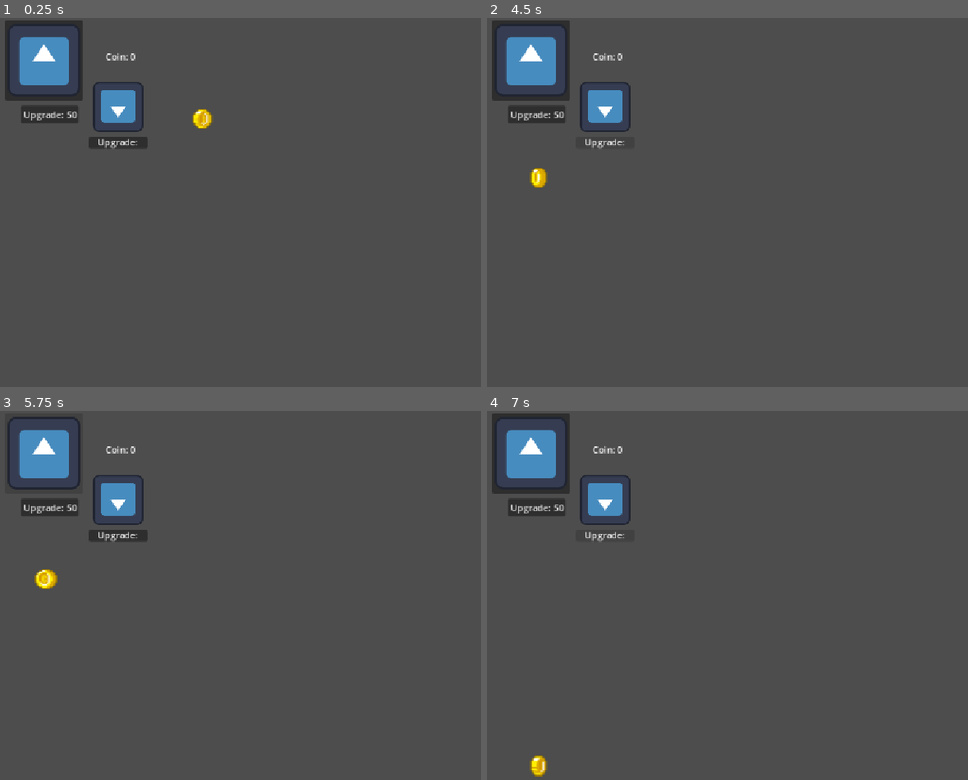
Above: before the commit, frames 1-4 (two rows, left to right).
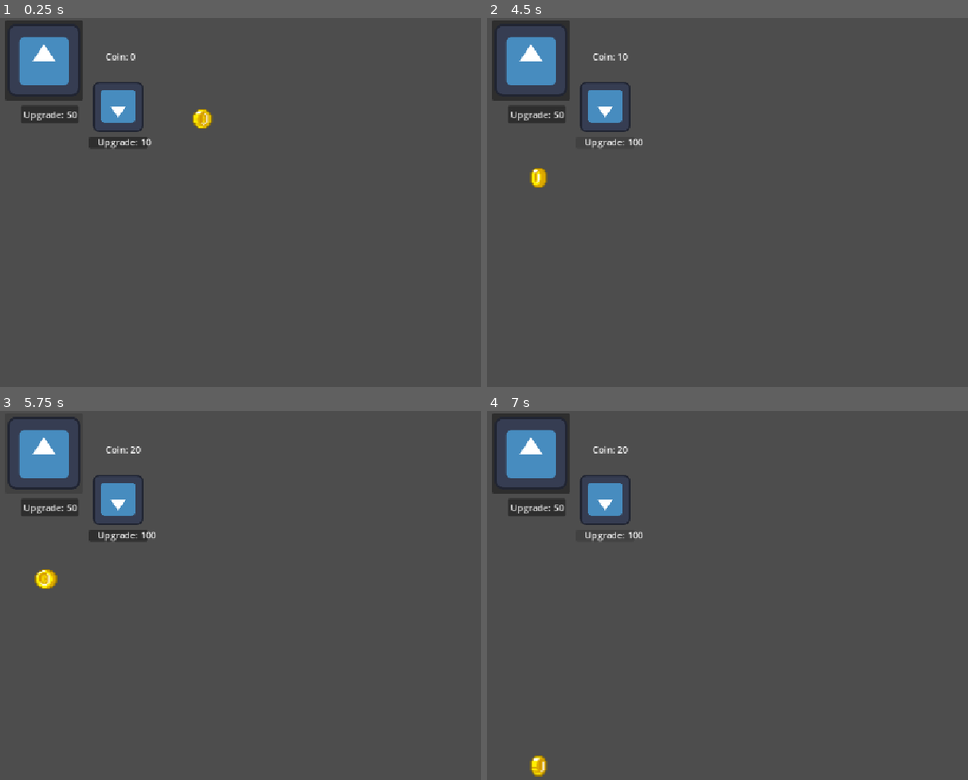
Above: after the commit, the same moments.

Repository: multii-RC/Clicker-Game-Real
Game: Godot game, scene res://Scenes/GameScene1.tscn
Two runs of this game, one before a commit and one after it. Both use one fixed random seed, a clock stepped at 60 frames per second and the inputs below. The project has no main scene, so this scene is started directly. The engine's default icon, where the game draws it, is replaced by a stand-in: a white triangle on a blue panel in a dark square.
Inputs (mouse positions are in pixels of both pictures, inside the frame that each line leads up to):
- Up to frame 1 (0.25 s): no input
- Up to frame 2 (4.5 s): click "Upgrade: 50" at 0.5 s; click (607, 143) at 1.25 s; click (530, 58) at 2 s; click (530, 58) at 2.75 s; click "Upgrade: 50" at 3.5 s; click (607, 143) at 4.25 s
- Up to frame 3 (5.75 s): click (43, 451) at 5 s
- Up to frame 4 (7 s): click "Upgrade: 50" at 5.75 s; click (607, 536) at 6.5 s

The runs differ from the first frame. In frame 1, less than 0.1% of the frame differs, in the area x 29-32%, y 32-35%; in frame 2, less than 0.1%, in the area x 27-33%, y 9-35%; in frame 3, less than 0.1%; in frame 4, less than 0.1%.
Error before the commit: Parse Error: Identifier "PassiveCost" not declared in the current scope. (res://Scripts/GameManager.gd:44)

Commit message:
Passive code moved, but passive doesn't generate anything

Diff:
--- a/Scenes/passive_generator.tscn
+++ b/Scenes/passive_generator.tscn
@@ -50,4 +50,5 @@
 offset_bottom = 22.0
 text = "Upgrade:"
 
+[connection signal="pressed" from="PassiveUpgradeButton" to="." method="_on_upgrade_button_pressed"]
 [connection signal="timeout" from="Timer" to="." method="_on_timer_timeout"]
--- a/Scripts/GameManager.gd
+++ b/Scripts/GameManager.gd
@@ -38,13 +38,13 @@
 	#ClickerStrength = ClickerStrength * 2
 ## Moved to Clicker
 
-func _on_passive_upgrade_button_pressed() -> void:
-	print("Passive Upgrade Pressed")
+#func _on_passive_upgrade_button_pressed() -> void:
+	#print("Passive Upgrade Pressed")
 	# Check Cost
-	if coin >= PassiveCost:
-		PassiveStrength = (PassiveStrength + 1) * 2
-		coin = coin - PassiveCost
-		PassiveCost = PassiveCost * 10
+	#if coin >= PassiveCost:
+		#PassiveStrength = (PassiveStrength + 1) * 2
+		#coin = coin - PassiveCost
+		#PassiveCost = PassiveCost * 10
 	# If have money: Double strength, Raise price
 
 
@@ -54,3 +54,7 @@
 	# Emit Signal
 	coin += PassiveStrength
 	# Effects (Coin, Sound)
+
+func _on_coin_generated(PassiveStrength) -> void:
+	coin = coin + PassiveStrength
+	print("Main: Passive Generation")
--- a/Scripts/passive_generator.gd
+++ b/Scripts/passive_generator.gd
@@ -19,16 +19,18 @@
 
 # Called every frame. 'delta' is the elapsed time since the previous frame.
 func _process(delta: float) -> void:
-	pass
+		UpgradeCostLabel.text = "Upgrade: " + str(PassiveCost)
+
 
 
 func _on_upgrade_button_pressed() -> void:
 	print("Passive Upgrade Pressed")
 	# Check Cost
-	if Game.coin >= UpgradeCostLabel:
-		PassiveStrength = PassiveStrength * 2
+	if Game.coin >= PassiveCost:
+		Game.coin = Game.coin - PassiveCost
+		PassiveStrength = (PassiveStrength + 1) * 2
+		PassiveCost = PassiveCost * 10
 	# If have money: Double strength, Raise price
-	UpgradeCostLabel.text = "Upgrade: " + str(PassiveCost)
 
 func _on_timer_timeout() -> void:
 	print("Passive Generation")
